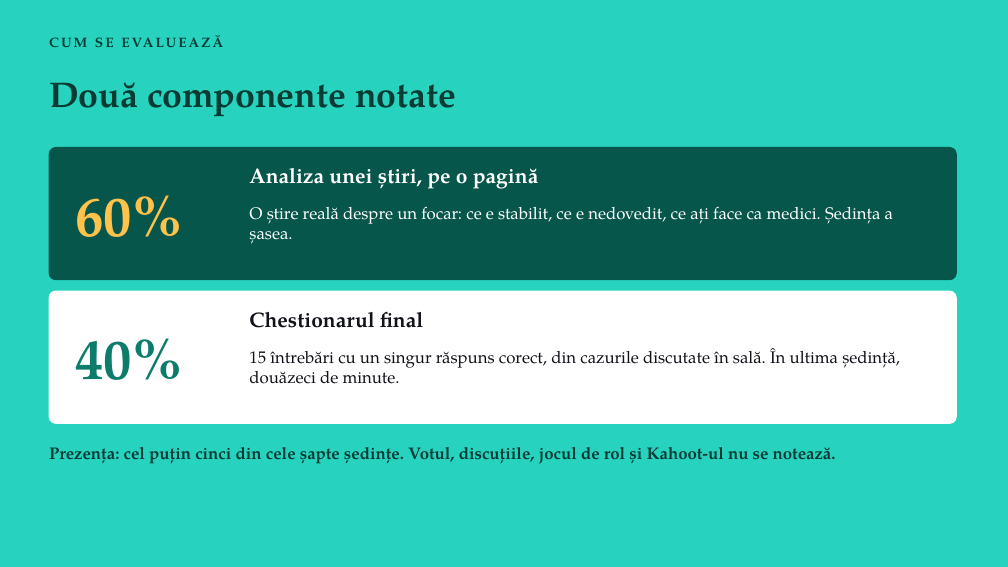
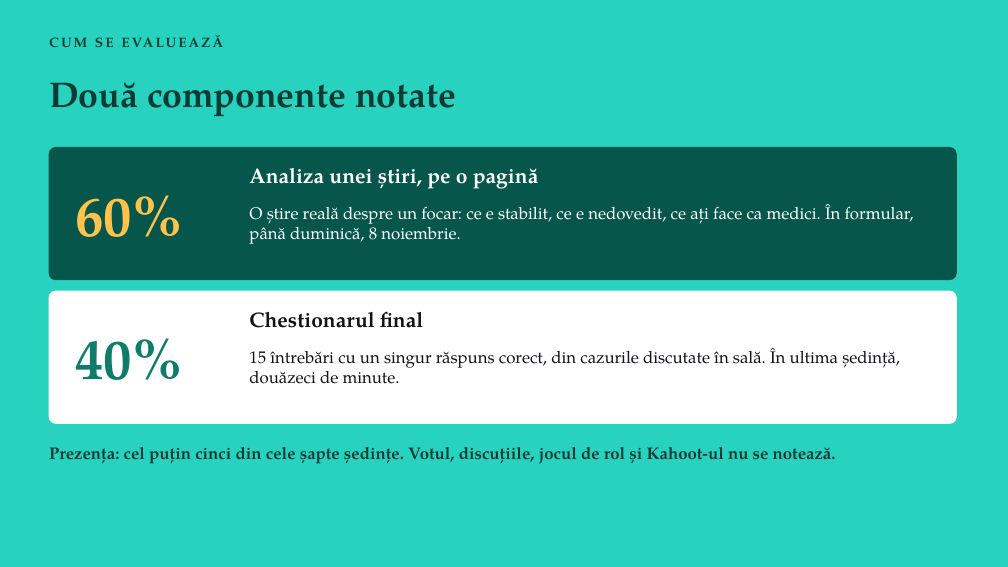
Before and after one commit to apana-prog/cursuri-umf, a slide deck: slide 4 of OPT_DETECTIVI/ro/fisiere/C02.pptx. Drawn at 1008x567 pixels with LibreOffice and Linux fonts; fonts in the diff are those of the drawing. Boxes give left, top, right and bottom in pixels: in the first picture for what was removed or moved away, otherwise in the second. Text is boxed around its words. In the diff, an @@ line names an element or a change of style, - is before the commit and + after.

```diff
--- a/OPT_DETECTIVI/ro/fisiere/C02.pptx
+++ b/OPT_DETECTIVI/ro/fisiere/C02.pptx
@@ text at <box>249,204,914,244</box>: text changed @@
-O știre reală despre un focar: ce e stabilit, ce e nedovedit, ce ați face ca medici. Ședința a șasea.
+O știre reală despre un focar: ce e stabilit, ce e nedovedit, ce ați face ca medici. În formular, până duminică, 8 noiembrie.
```
Also in this commit, not shown: 23 other files.
